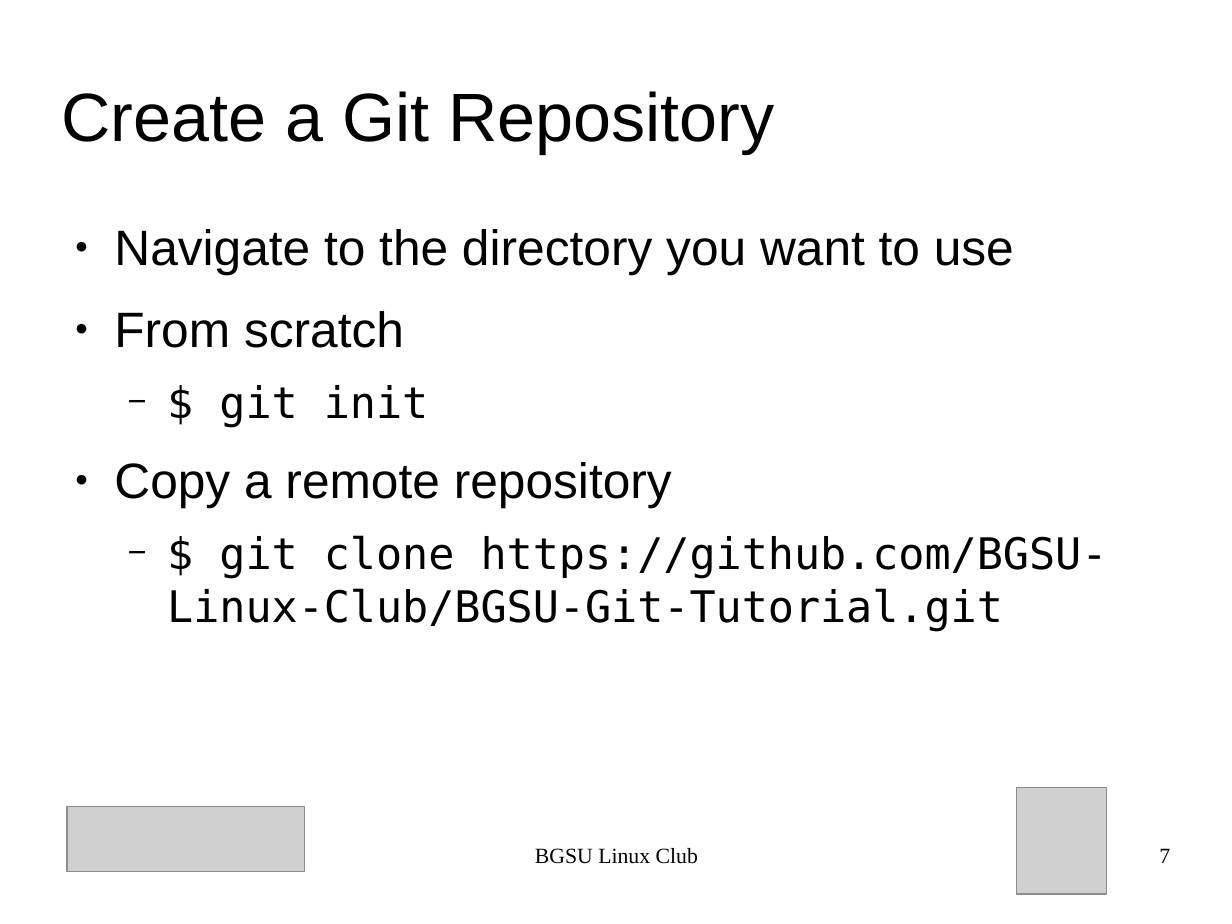
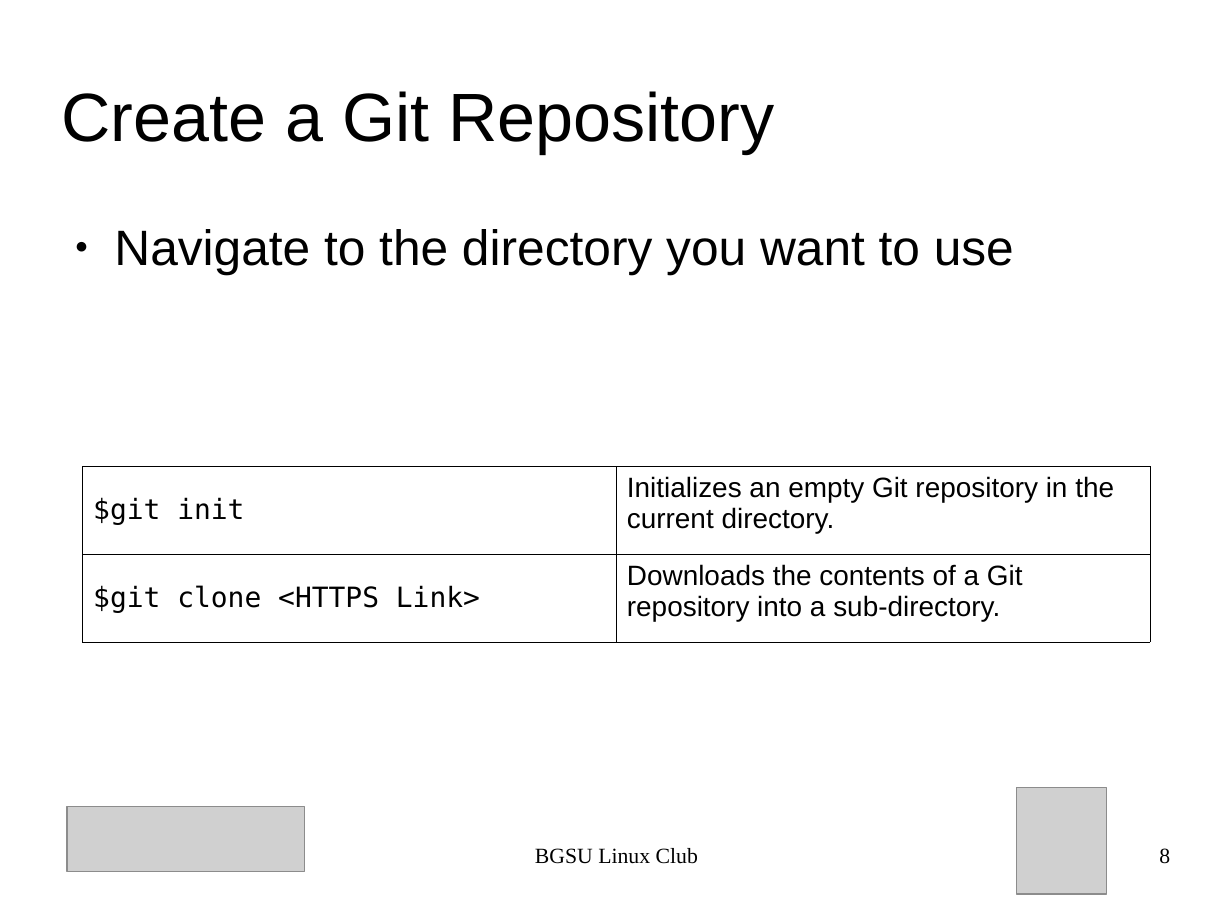
Before and after one commit to BGSU-Linux-Club/BGSU-Git-Tutorial, a slide deck: slide 8 of presentation.odp (slide 7 before the commit). Drawn at 1232x924 pixels with LibreOffice and Linux fonts; fonts in the diff are those of the drawing; grey boxes stand for pictures. Boxes give left, top, right and bottom in pixels: in the first picture for what was removed or moved away, otherwise in the second. Text is boxed around its words. In the diff, an @@ line names an element or a change of style, - is before the commit and + after.

```diff
--- a/presentation.odp
+++ b/presentation.odp
@@ text at [114, 311, 1108, 632]: paragraphs removed @@
-● From scratch
-  − $ git init
-● Copy a remote repository
-  − $ git clone https://github.com/BGSU-Linux-Club/BGSU-Git-Tutorial.git
@@ table added at [83, 466, 1152, 642], 2 rows, 2 columns @@
+$git init | Initializes an empty Git repository in the current directory.
+$git clone <HTTPS Link> | Downloads the contents of a Git repository into a sub-directory.
@@ page number at [1159, 848, 1170, 864]: text changed @@
-7
+8
```
Also in this commit, not shown: 3 other slides changed, 4 slides added, 3 other files.
